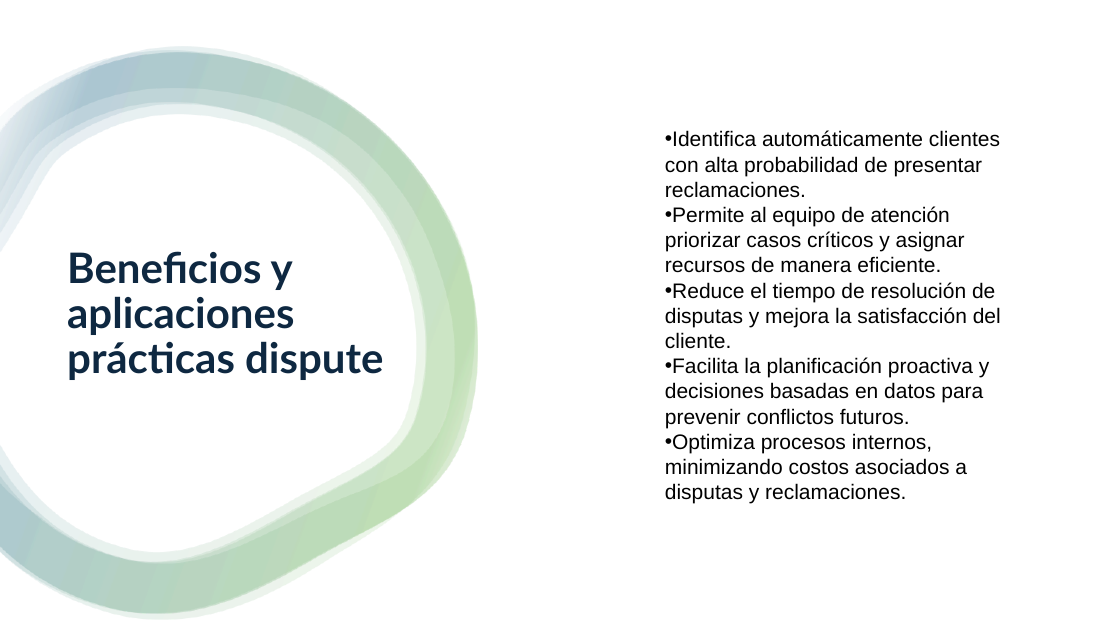
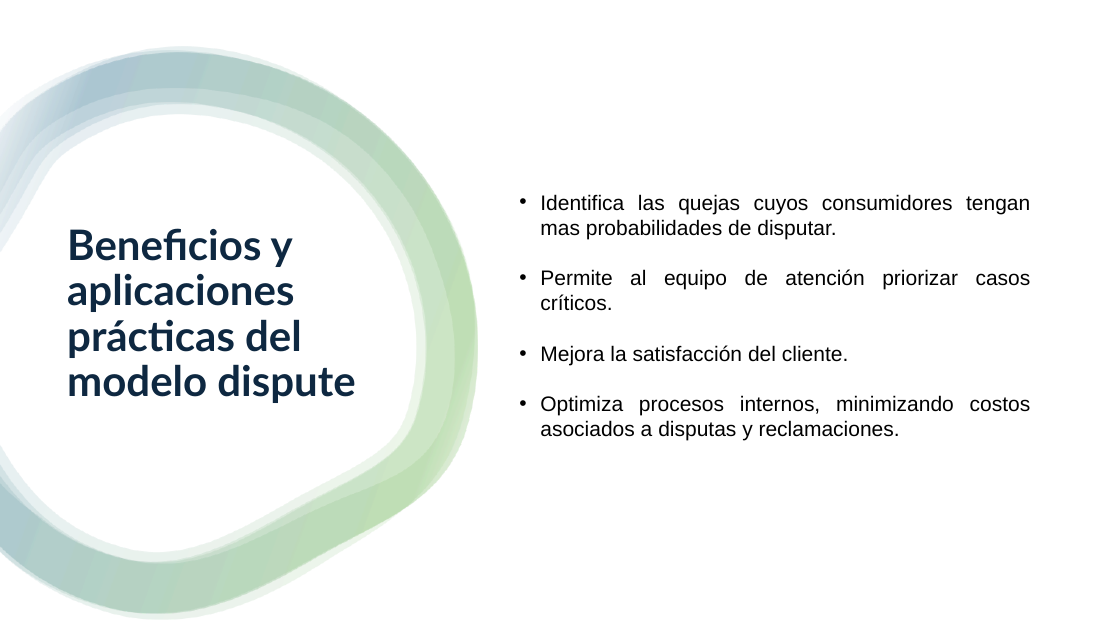
Before and after one commit to UnaiFam/Projecto-Final-ML, a slide deck: slide 7 of docs/Presentacion de negocio.pptx. Drawn at 1120x630 pixels with LibreOffice and Linux fonts; fonts in the diff are those of the drawing. Boxes give left, top, right and bottom in pixels: in the first picture for what was removed or moved away, otherwise in the second. Text is boxed around its words. In the diff, an @@ line names an element or a change of style, - is before the commit and + after.

```diff
--- a/docs/Presentacion de negocio.pptx
+++ b/docs/Presentacion de negocio.pptx
@@ text "Identifica las quejas cuyos consumidores ...": place and size @@
-text "Identifica las quejas cuyos consumidores ..." at box(665, 130, 1001, 504)
+text "Identifica las quejas cuyos consumidores ..." at box(540, 194, 1031, 441)
@@ text at box(540, 194, 1031, 365): text changed @@
-• Identifica automáticamente clientes con alta probabilidad de presentar reclamaciones.
-• Permite al equipo de atención priorizar casos críticos y asignar recursos de manera eficiente.
-• Reduce el tiempo de resolución de disputas y mejora la satisfacción del cliente.
-• Facilita la planificación proactiva y decisiones basadas en datos para prevenir conflictos futuros.
+• Identifica las quejas cuyos consumidores tengan mas probabilidades de disputar.
+• Permite al equipo de atención priorizar casos críticos.
+• Mejora la satisfacción del cliente.
@@ title at box(67, 228, 355, 403): text changed @@
-Beneficios y aplicaciones prácticas dispute
+Beneficios y aplicaciones prácticas del modelo dispute
@@ text at box(540, 395, 1031, 441): alignment left to justified; indent changed @@
```
Also in this commit, not shown: 8 other slides changed, 1 slide removed, 9 other files.
